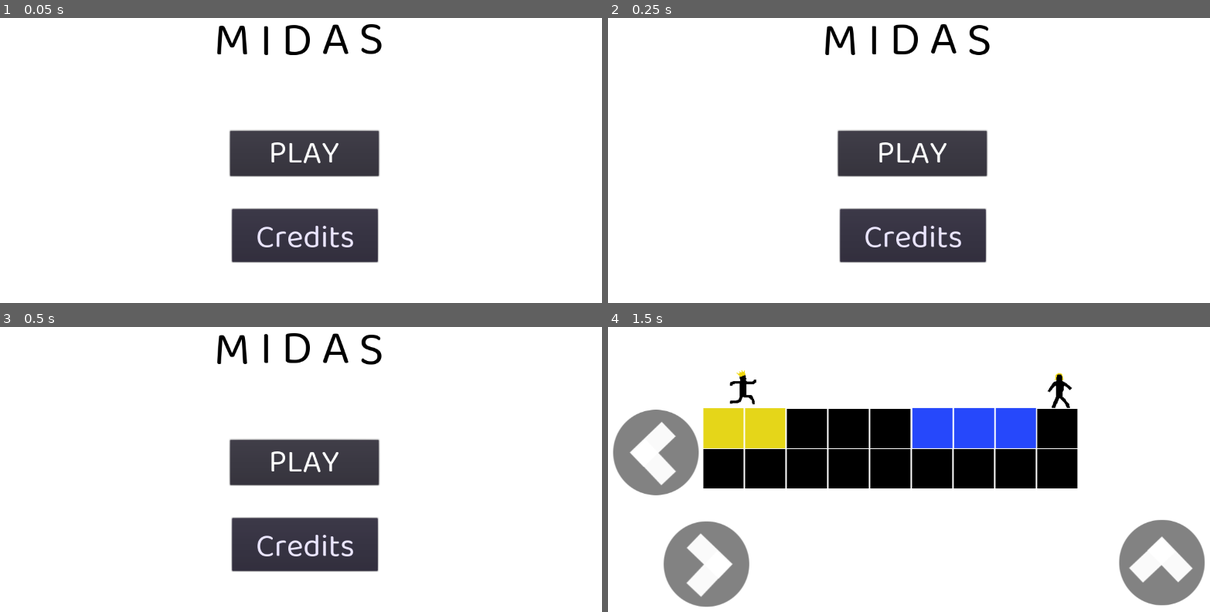
Above: before the commit, frames 1-4 (two rows, left to right).
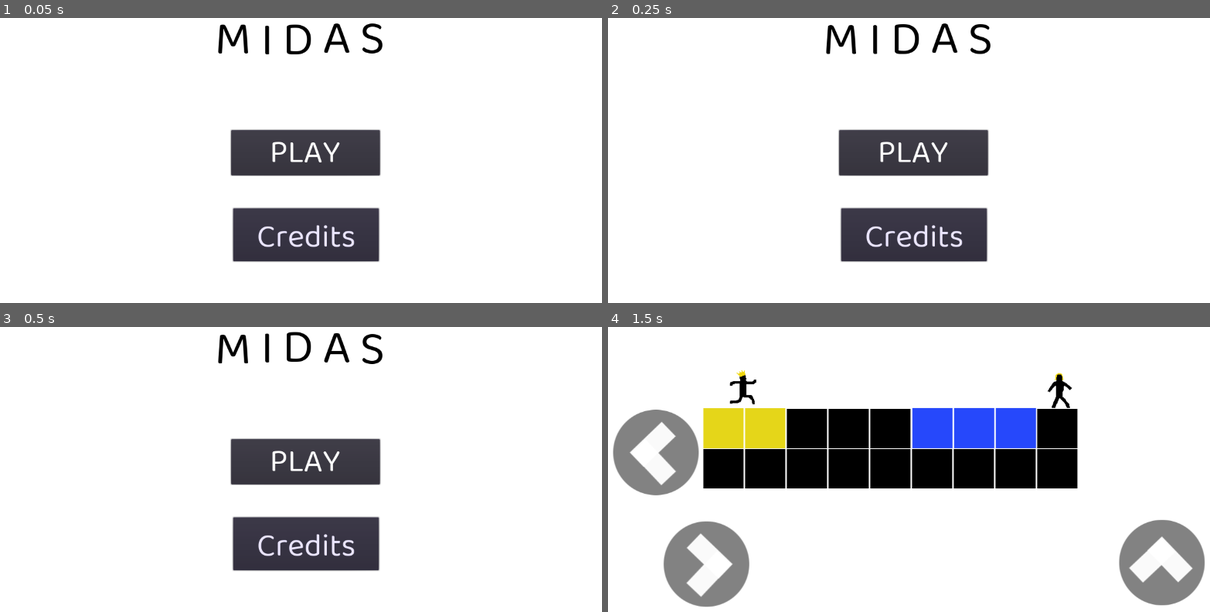
Above: after the commit, the same moments.

Repository: meburns/midas
Game: Godot game, scene res://src/Menu.tscn
The game is run twice, just before and just after one commit, with the same random seed, the same clock (stepped at 60 frames per second) and the same inputs.
Inputs:
- Up to frame 1 (0.05 s): no input
- Up to frame 2 (0.25 s): no input
- Up to frame 3 (0.5 s): no input
- Up to frame 4 (1.5 s): click "PLAY" at 0.5 s; tap Enter (ui_accept) at 1.25 s; hold Right (move_right) from 1.28 s (still down); tap R (refresh) at 1.35 s

The runs differ from the first frame. In frame 1, 2.2% of the frame differs, in the area x 36-64%, y 1-86%; in frame 2, 2.2%; in frame 3, 2.2%; in frame 4, nothing differs.

Commit message:
Fix main camera position

Diff:
--- a/project.godot
+++ b/project.godot
@@ -40,6 +40,8 @@
 window/size/width=1200
 window/size/height=800
 window/size/resizable=false
+window/stretch/mode="viewport"
+window/stretch/aspect="keep_height"
 
 [input]
 
--- a/src/MainCamera.tscn
+++ b/src/MainCamera.tscn
@@ -1,5 +1,5 @@
 [gd_scene format=2]
 
 [node name="Camera2D" type="Camera2D"]
-position = Vector2( 461.885, 299.025 )
+anchor_mode = 0
 current = true
--- a/src/Menu.tscn
+++ b/src/Menu.tscn
@@ -63,7 +63,6 @@
 stream = ExtResource( 3 )
 
 [node name="Camera2D" parent="." instance=ExtResource( 4 )]
-position = Vector2( 602.076, 398.617 )
 
 [node name="CreditButton" type="Button" parent="."]
 modulate = Color( 0.92549, 0.905882, 1, 1 )
